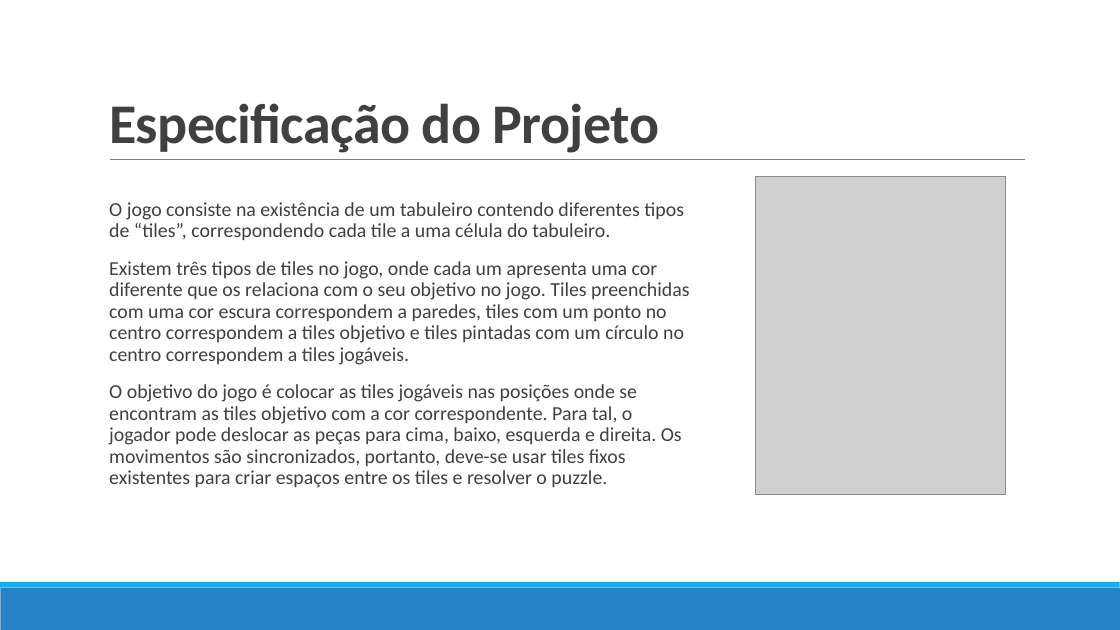
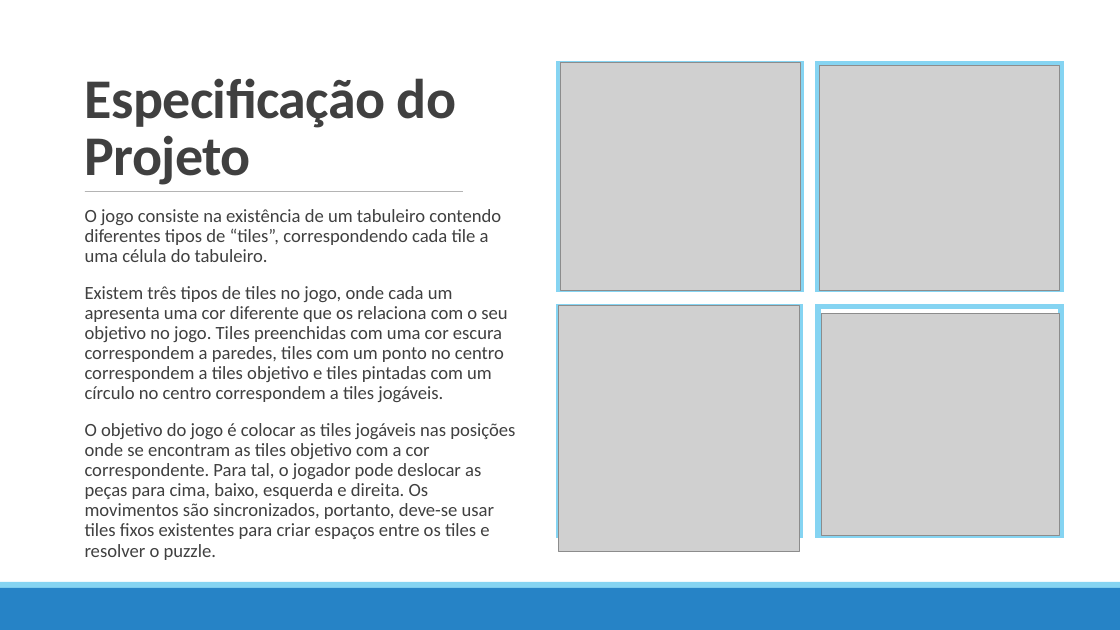
Before and after one commit to pedrovponte/IART-g39, a slide deck: slide 2 of docs/finalpresentation.pptx. Drawn at 1120x630 pixels with LibreOffice and Linux fonts; fonts in the diff are those of the drawing; grey boxes stand for pictures. Boxes give left, top, right and bottom in pixels: in the first picture for what was removed or moved away, otherwise in the second. Text is boxed around its words. In the diff, an @@ line names an element or a change of style, - is before the commit and + after.

```diff
--- a/docs/finalpresentation.pptx
+++ b/docs/finalpresentation.pptx
@@ rectangle added at bbox=[0, 0, 1120, 582], fill #FFFFFF @@
@@ title "Especificação do Projeto" rewrapped from bbox=[109, 103, 660, 153] to bbox=[85, 78, 457, 185] @@
@@ rectangle added at bbox=[559, 64, 801, 289], fill #FFFFFF, outline #85D4F2 5 pt @@
@@ picture added at bbox=[560, 62, 801, 290] @@
@@ rectangle added at bbox=[818, 64, 1061, 289], fill #FFFFFF, outline #85D4F2 5 pt @@
@@ picture added at bbox=[819, 65, 1060, 290] @@
@@ line removed from (110, 160) to (1026, 160) @@
@@ picture removed at bbox=[756, 176, 1007, 496] @@
@@ text "O jogo consiste na existência ...": place and size @@
-text "O jogo consiste na existência ..." at bbox=[109, 202, 689, 488]
+text "O jogo consiste na existência ..." at bbox=[85, 209, 515, 539]
@@ text "O jogo consiste na existência ..." at bbox=[85, 209, 515, 539]: size 17 to 16 pt @@
@@ line added from (85, 192) to (463, 192), #808080 0.5 pt @@
@@ rectangle added at bbox=[559, 308, 801, 535], fill #FFFFFF, outline #85D4F2 5 pt @@
@@ picture added at bbox=[559, 306, 799, 552] @@
@@ rectangle added at bbox=[818, 307, 1061, 535], fill #FFFFFF, outline #85D4F2 5 pt @@
@@ picture added at bbox=[822, 313, 1060, 535] @@
@@ rectangle removed at bbox=[0, 588, 1120, 630] @@
@@ rectangle removed at bbox=[0, 582, 1120, 588] @@
@@ rectangle added at bbox=[0, 582, 1120, 588], fill #85D4F2 @@
@@ rectangle added at bbox=[0, 588, 1120, 630], fill #2683C6 @@
```
Also in this commit, not shown: 6 other slides changed, 2 slides added, 4 other files.
